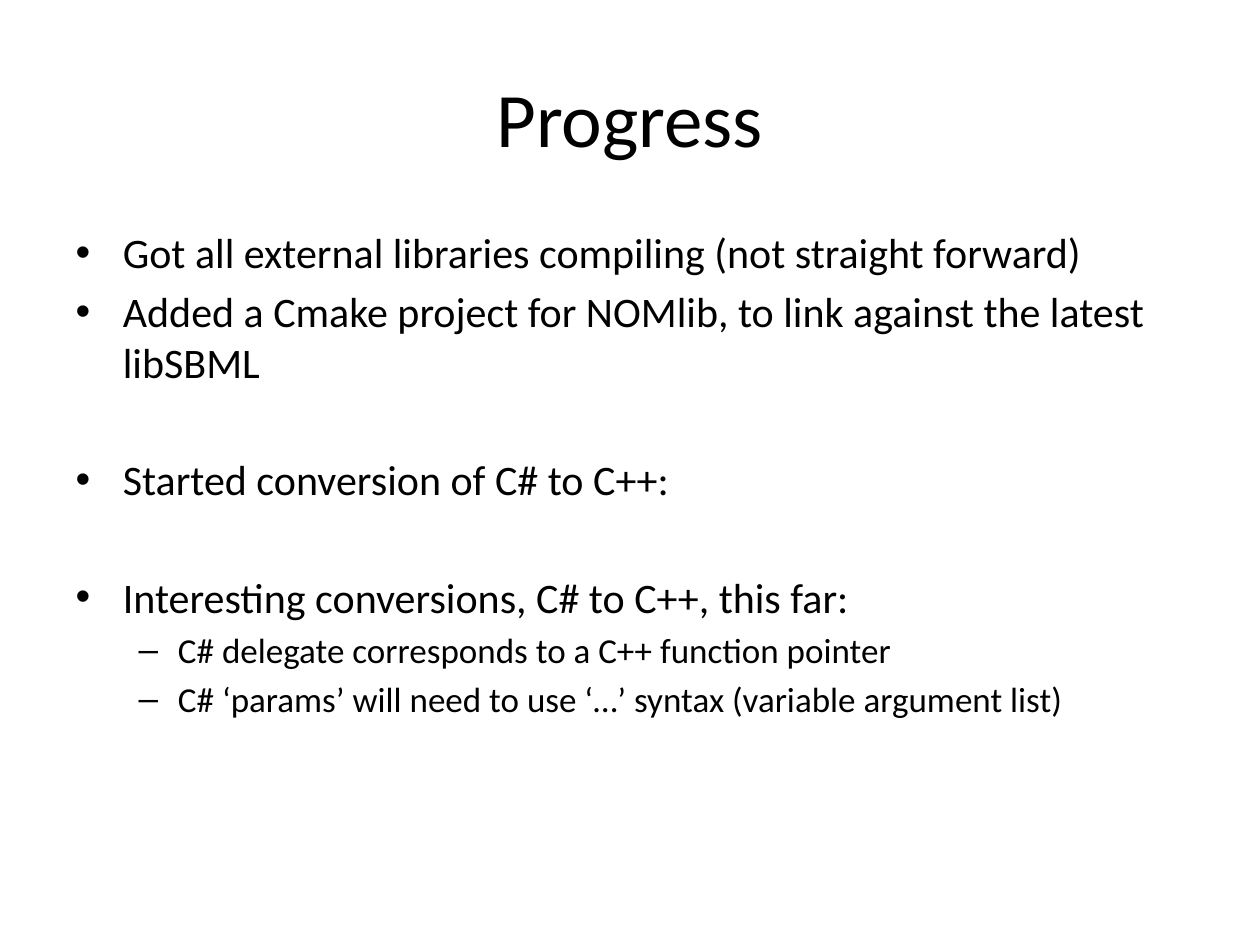
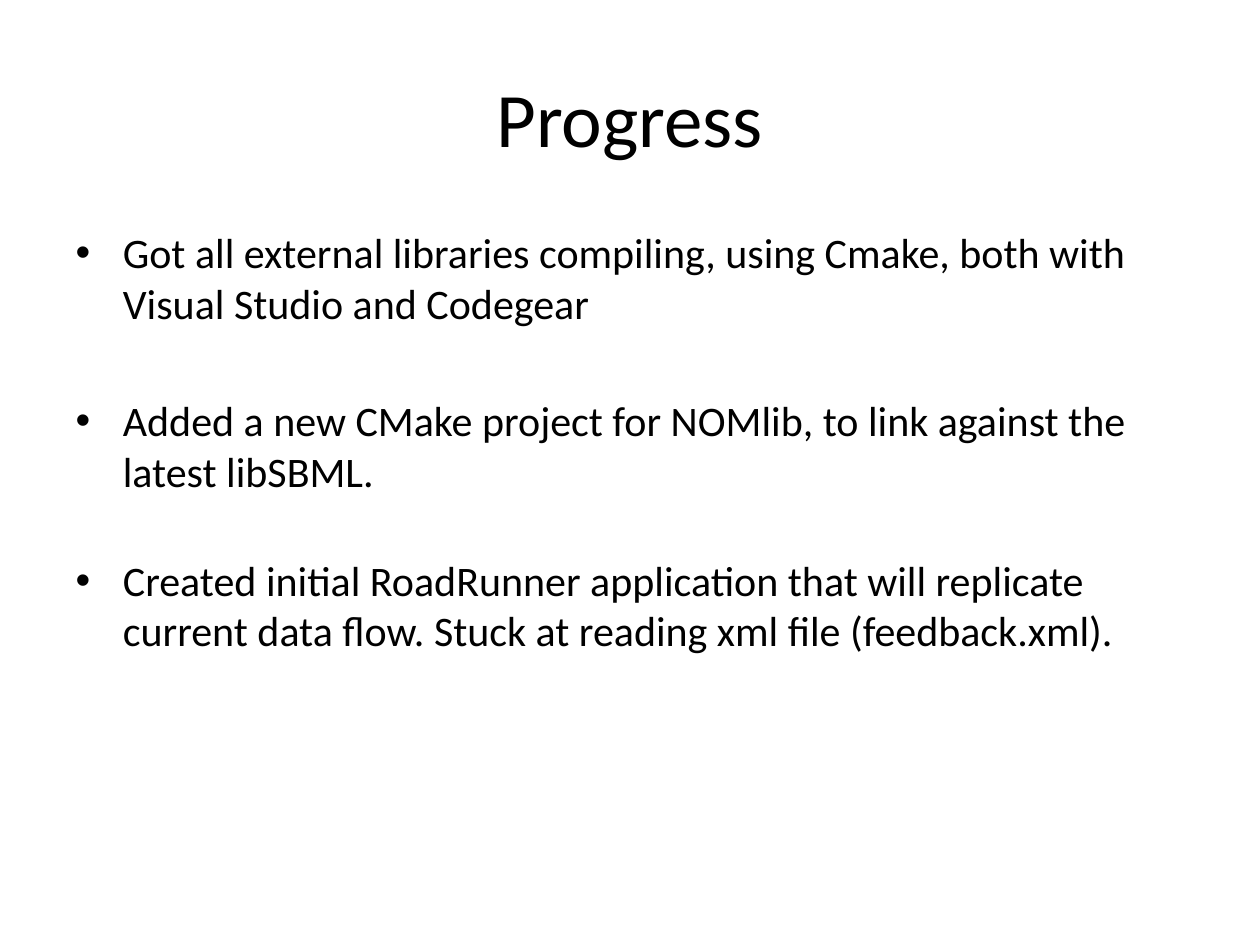
Before and after one commit to gregmedlock/roadrunnerwork, a slide deck: slide 6 of trunk/Docs/RoadRunnerPPT.pptx. Drawn at 1260x945 pixels with LibreOffice and Linux fonts; fonts in the diff are those of the drawing. Boxes give left, top, right and bottom in pixels: in the first picture for what was removed or moved away, otherwise in the second. Text is boxed around its words. In the diff, an @@ line names an element or a change of style, - is before the commit and + after.

```diff
--- a/trunk/Docs/RoadRunnerPPT.pptx
+++ b/trunk/Docs/RoadRunnerPPT.pptx
@@ text at <box>123,238,1125,654</box>: text changed @@
-• Got all external libraries compiling (not straight forward)
-• Added a Cmake project for NOMlib, to link against the latest libSBML
-• Started conversion of C# to C++:
-• Interesting conversions, C# to C++, this far:
-  – C# delegate corresponds to a C++ function pointer
-  – C# ‘params’ will need to use ‘…’ syntax (variable argument list)
+• Got all external libraries compiling, using Cmake, both with Visual Studio and Codegear
+• Added a new CMake project for NOMlib, to link against the latest libSBML.
+• Created initial RoadRunner application that will replicate current data flow. Stuck at reading xml file (feedback.xml).
```
Also in this commit, not shown: 3 other slides changed, 2 slides added, 2 slides removed, 1 other file.
